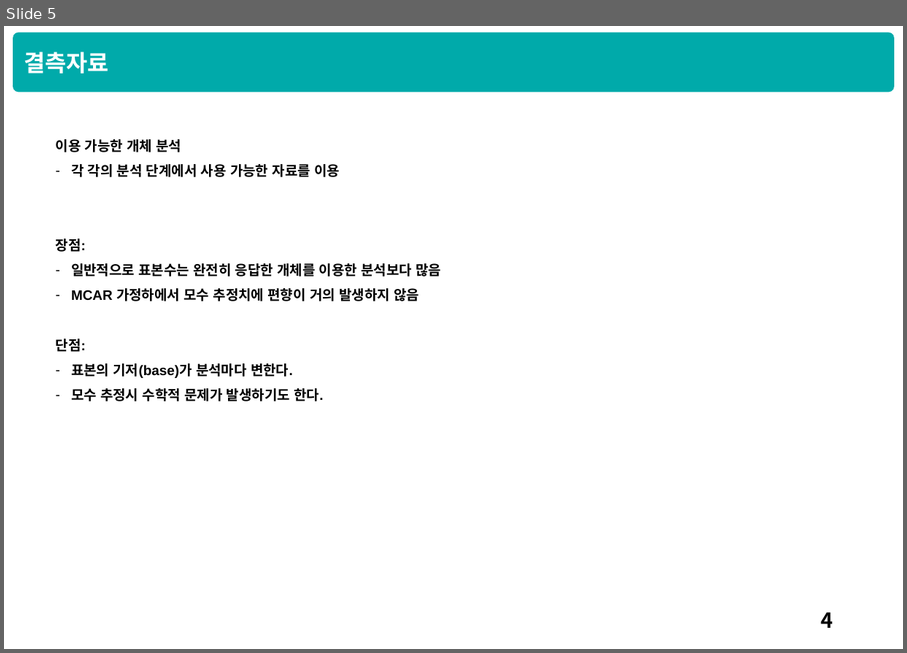
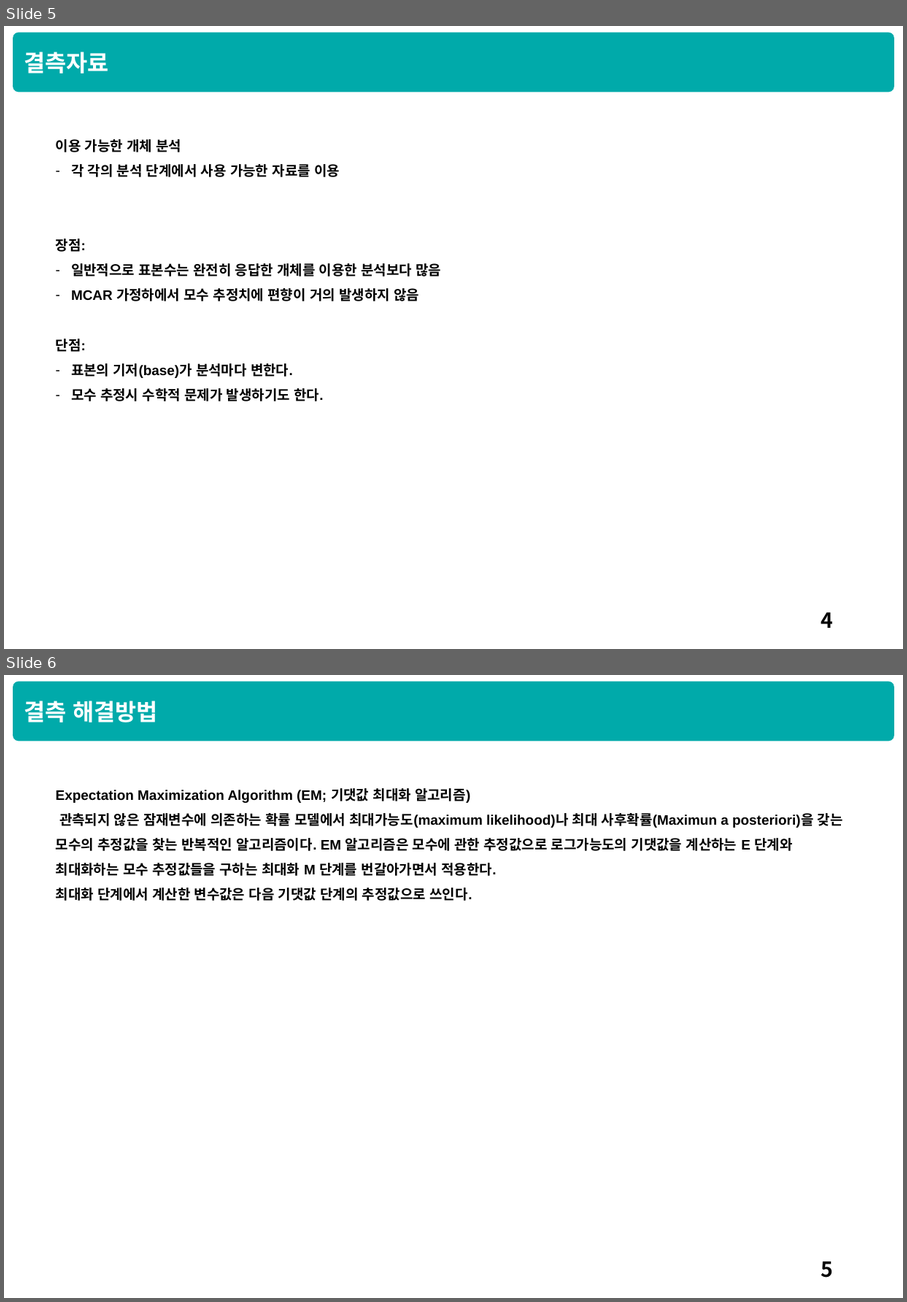
Before and after one commit to HyunQQ/analysis, a slide deck: doc/결측처리.pptx. Shown one above the other, each under a label of ours: slide 5 before the commit, slides 5 and 6 after it. The pictures are 907x653 and 907x1302 pixels, drawn with LibreOffice and Linux fonts; fonts in the diff are those of the drawing. Boxes give left, top, right and bottom in pixels: in the first picture for what was removed or moved away, otherwise in the second. Text is boxed around its words. In the diff, an @@ line names an element or a change of style, - is before the commit and + after.

```diff
--- a/doc/결측처리.pptx
+++ b/doc/결측처리.pptx
@@ slide 6 added at [4, 675, 903, 1298], background #FFFFFF; not listed: 1 template element that a slide beside it also shows @@
@@ text added at [24, 701, 157, 722], 20 pt, text #FFFFFF, bold @@
+결측 해결방법
@@ text added at [56, 788, 844, 901], 12 pt, text #000000, bold @@
+Expectation Maximization Algorithm (EM; 기댓값 최대화 알고리즘)
+관측되지 않은 잠재변수에 의존하는 확률 모델에서 최대가능도(maximum likelihood)나 최대 사후확률(Maximun a posteriori)을 갖는 모수의 추정값을 찾는 반복적인 알고리즘이다. EM 알고리즘은 모수에 관한 추정값으로 로그가능도의 기댓값을 계산하는 E 단계와 최대화하는 모수 추정값들을 구하는 최대화 M 단계를 번갈아가면서 적용한다.
+최대화 단계에서 계산한 변수값은 다음 기댓값 단계의 추정값으로 쓰인다.
@@ page number added at [821, 1261, 833, 1277], 18 pt, text #000000 @@
+5
```
Also in this commit, not shown: 1 other file.
